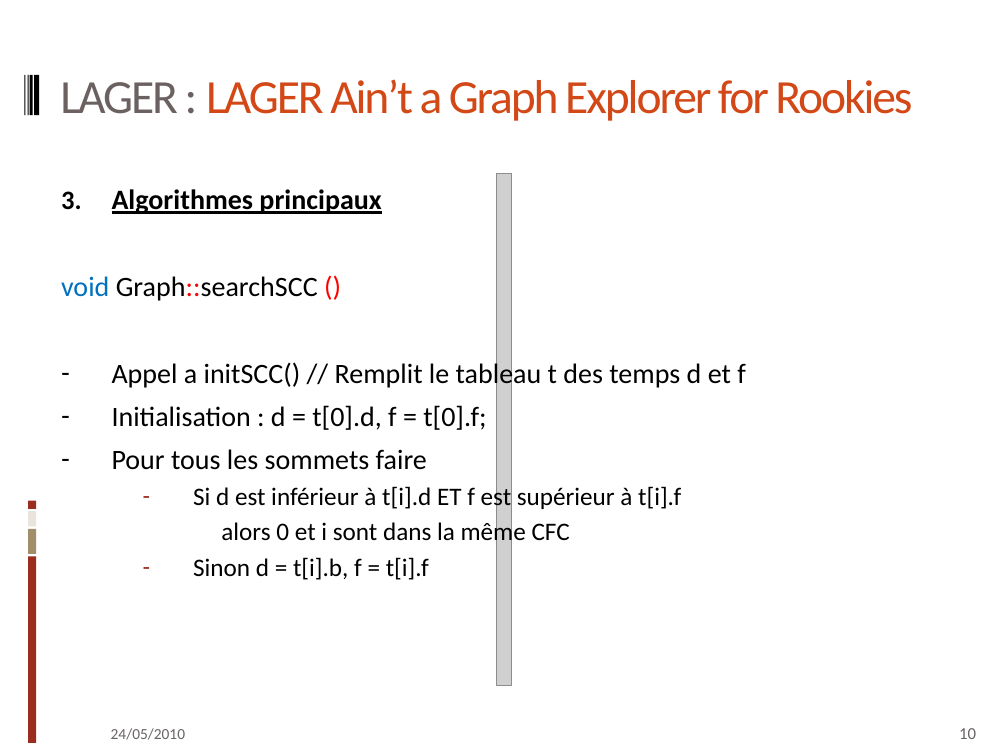
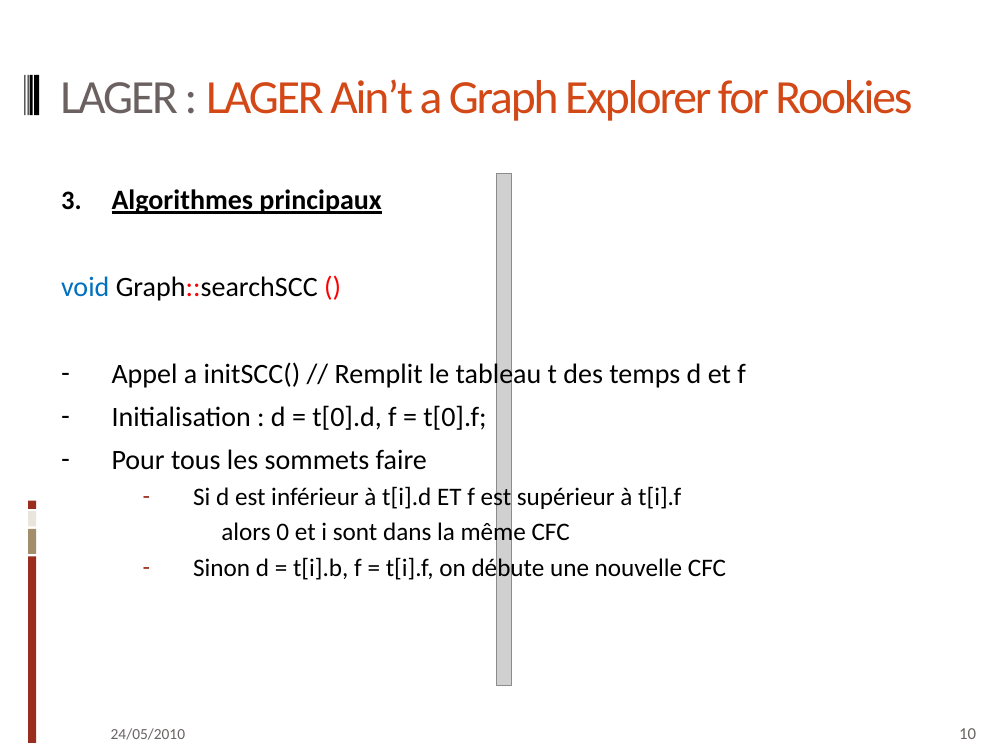
Before and after one commit to qkdreyer/ig3projetc, a slide deck: slide 10 of doc/pptx cpp.pptx. Drawn at 1008x756 pixels with LibreOffice and Linux fonts; fonts in the diff are those of the drawing; grey boxes stand for pictures. Boxes give left, top, right and bottom in pixels: in the first picture for what was removed or moved away, otherwise in the second. Text is boxed around its words. In the diff, an @@ line names an element or a change of style, - is before the commit and + after.

```diff
--- a/doc/pptx cpp.pptx
+++ b/doc/pptx cpp.pptx
@@ text at [193,555,726,582]: text changed @@
-  – Sinon d = t[i].b, f = t[i].f
+  – Sinon d = t[i].b, f = t[i].f, on débute une nouvelle CFC
```
Also in this commit, not shown: 8 other slides changed.
